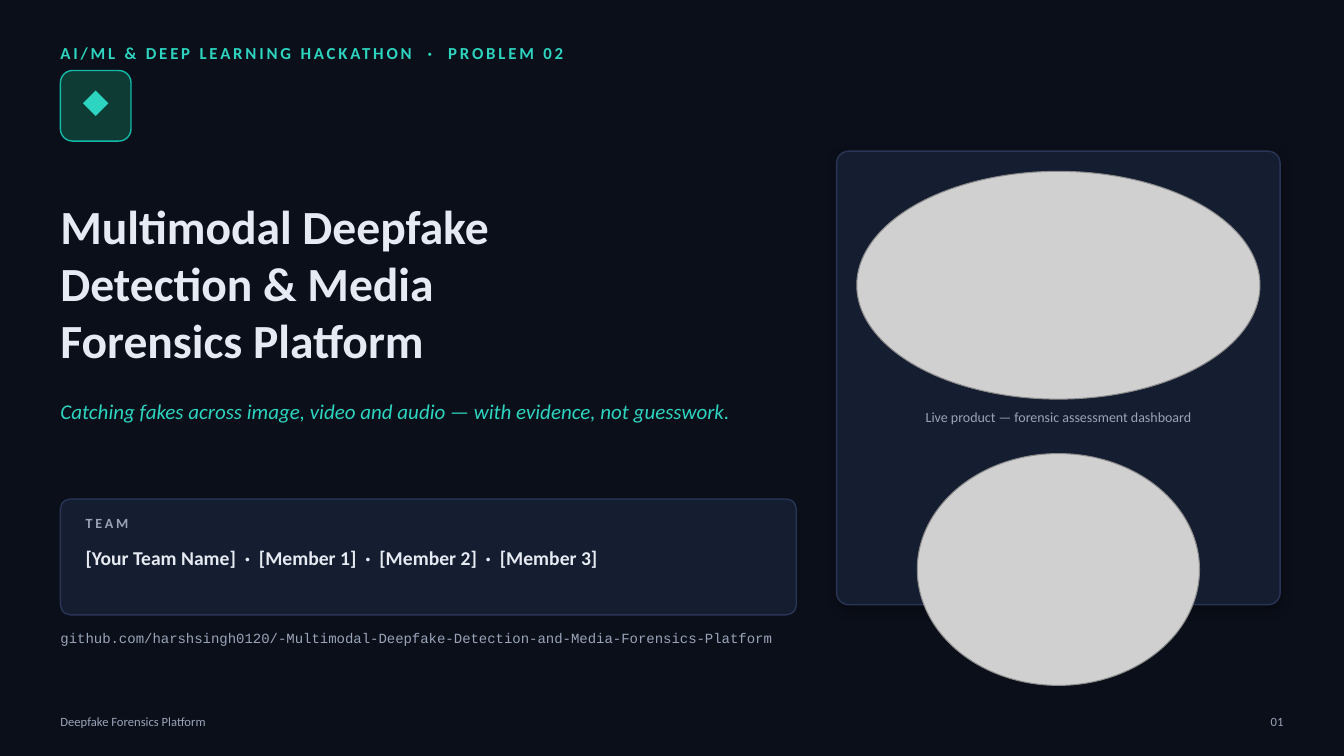
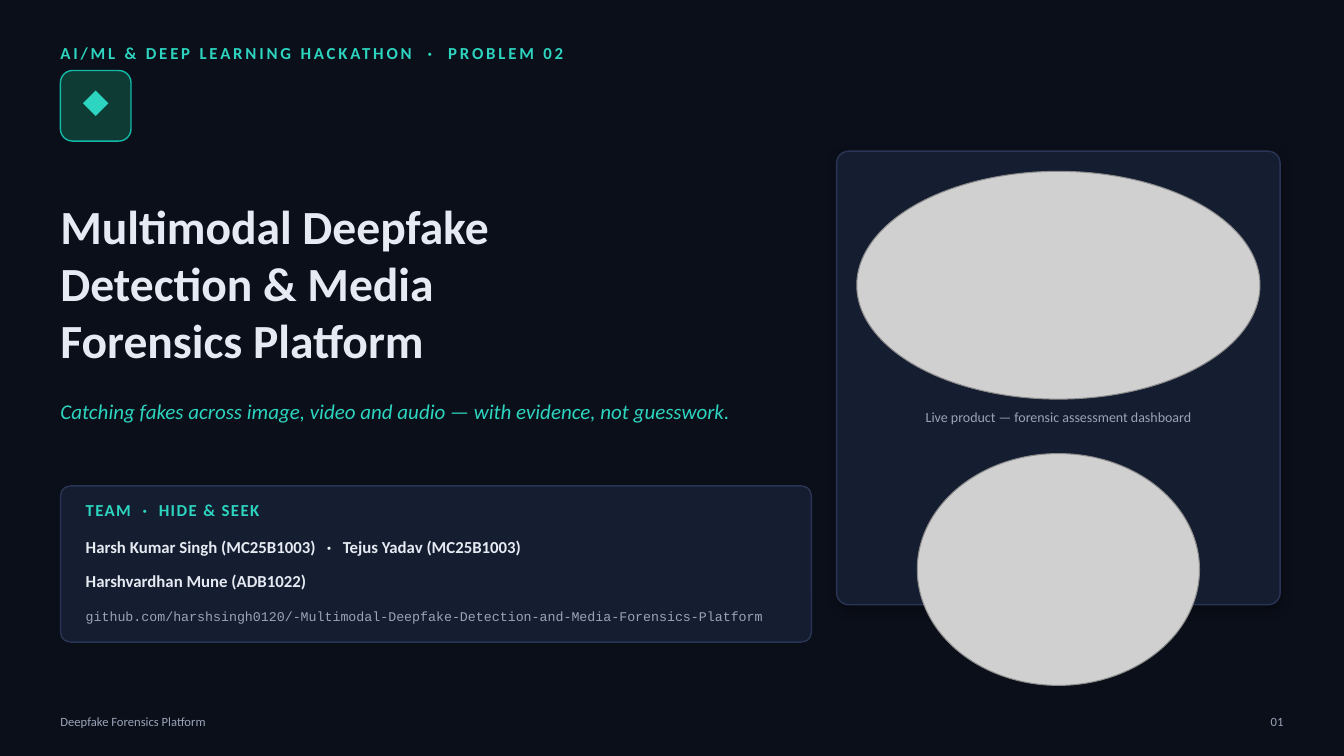
Before and after one commit to harshsingh0120/-Multimodal-Deepfake-Detection-and-Media-Forensics-Platform, a slide deck: slide 1 of presentation/Deepfake_Forensics_Pitch.pptx. Drawn at 1344x756 pixels with LibreOffice and Linux fonts; fonts in the diff are those of the drawing; grey boxes stand for pictures. Boxes give left, top, right and bottom in pixels: in the first picture for what was removed or moved away, otherwise in the second. Text is boxed around its words. In the diff, an @@ line names an element or a change of style, - is before the commit and + after.

```diff
--- a/presentation/Deepfake_Forensics_Pitch.pptx
+++ b/presentation/Deepfake_Forensics_Pitch.pptx
@@ rounded rectangle: place and size @@
-rounded rectangle at [60, 499, 797, 615]
+rounded rectangle at [60, 486, 812, 642]
@@ rounded rectangle at [60, 486, 812, 642]: proportions changed @@
@@ text at [86, 505, 260, 516]: text changed; size 10 to 12 pt; text colour #9AA4B8 to #2DD4BF @@
-TEAM
+TEAM · HIDE & SEEK
@@ text at [86, 540, 521, 556]: text changed; size 14 to 12 pt @@
-[Your Team Name] · [Member 1] · [Member 2] · [Member 3]
+Harsh Kumar Singh (MC25B1003) · Tejus Yadav (MC25B1003)
@@ text added at [86, 574, 306, 590], 12 pt, text #E6EAF2, bold @@
+Harshvardhan Mune (ADB1022)
@@ text "github.com/harshsingh0120/-Multimodal-Deepfake-Detection-and ...": place and size @@
-text "github.com/harshsingh0120/-Multimodal-Deepfake-Detection-and ..." at [60, 633, 772, 646]
+text "github.com/harshsingh0120/-Multimodal-Deepfake-Detection-and ..." at [86, 611, 763, 624]
@@ text "github.com/harshsingh0120/-Multimodal-Deepfake-Detection-and ..." at [86, 611, 763, 624]: size 10 to 9.5 pt @@
```
Also in this commit, not shown: 1 other slide changed, 1 other file.
